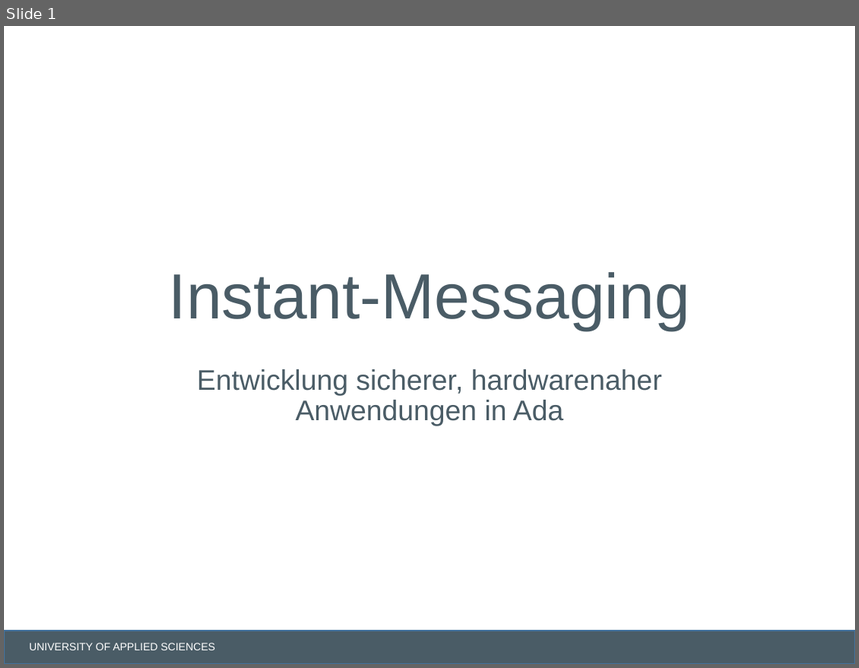
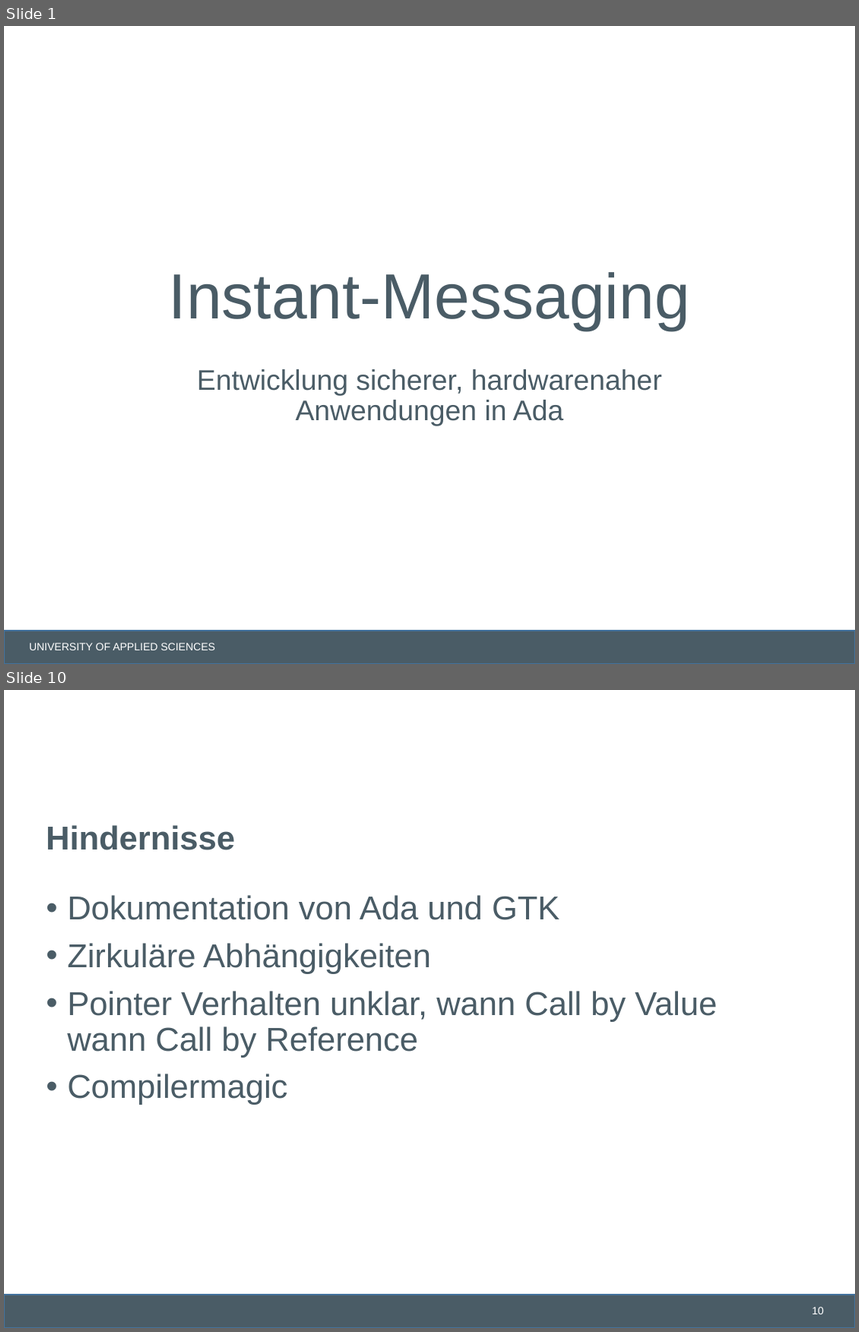
Before and after one commit to lschmischke/ADAChat, a slide deck: documentation/Ada Chat.pptx. Shown one above the other, each under a label of ours: slide 1 before the commit, slides 1 and 10 after it; the slides between them are not shown. The pictures are 859x668 and 859x1332 pixels, drawn with LibreOffice and Linux fonts; fonts in the diff are those of the drawing; background and template pictures are left out. Boxes give left, top, right and bottom in pixels: in the first picture for what was removed or moved away, otherwise in the second. Text is boxed around its words. In the diff, an @@ line names an element or a change of style, - is before the commit and + after.

```diff
--- a/documentation/Ada Chat.pptx
+++ b/documentation/Ada Chat.pptx
@@ slide 10 added at (x1=4, y1=690, x2=855, y2=1328), background #FFFFFF; not listed: 1 template element that a slide beside it also shows @@
@@ title added at (x1=46, y1=825, x2=235, y2=850), 28 pt, text #4A5C66, bold @@
+Hindernisse
@@ text added at (x1=67, y1=895, x2=717, y2=1105), 28 pt, text #4A5C66 @@
+• Dokumentation von Ada und GTK
+• Zirkuläre Abhängigkeiten
+• Pointer Verhalten unklar, wann Call by Value wann Call by Reference
+• Compilermagic
@@ page number added at (x1=812, y1=1307, x2=824, y2=1315), 9 pt, text #FFFFFF @@
+10
```
Also in this commit, not shown: 1 slide changed, 8 other slides added, 2 other files.
